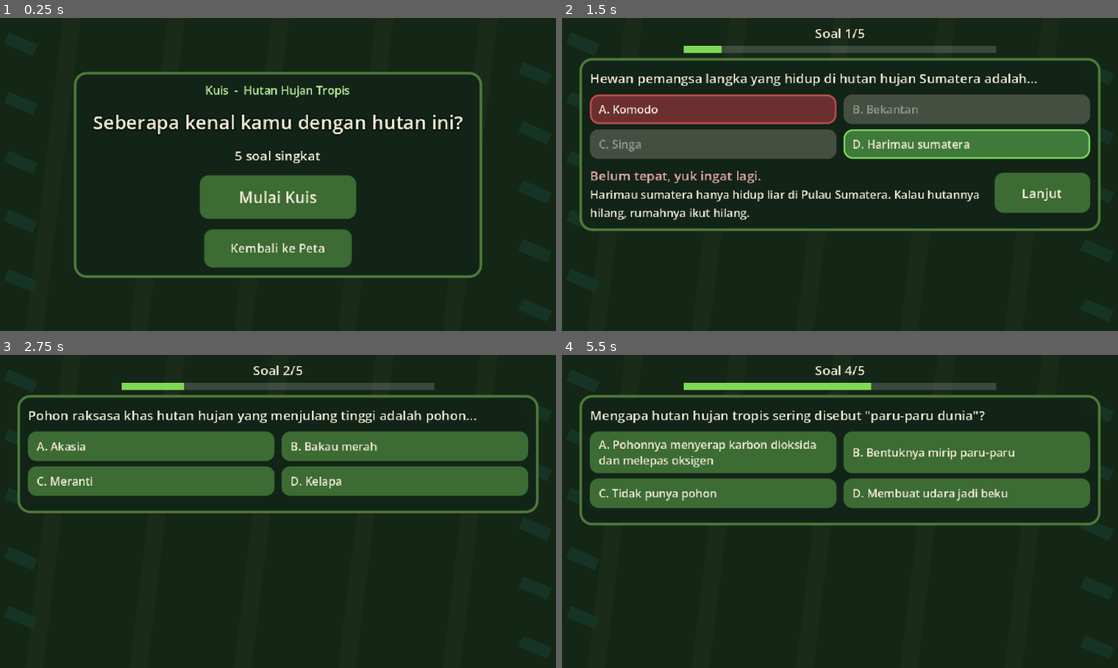
Above: before the commit, frames 1-4 (two rows, left to right).
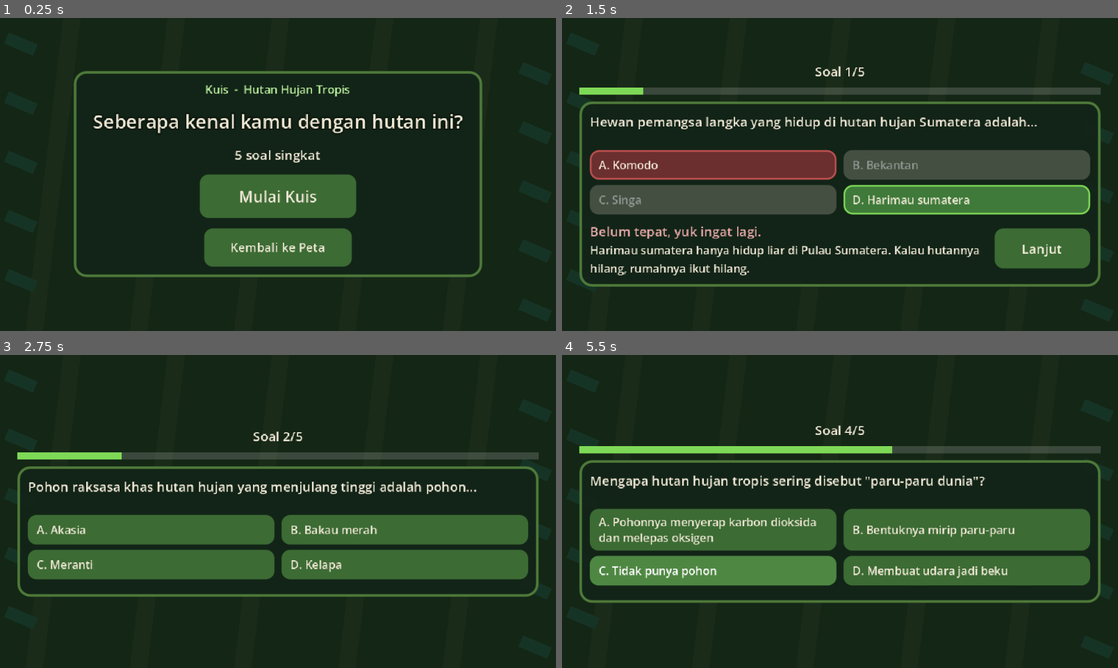
Above: after the commit, the same moments.

Repository: Jekyz-zzz/forest-biome-game
Game: Godot game, scene res://scenes/quiz.tscn
Same seed, same stepped clock (60 frames per second), same inputs: the game is played once before the commit and once after it. This scene is started directly instead of the project's main scene.
Inputs (mouse positions are in pixels of both pictures, inside the frame that each line leads up to):
- Up to frame 1 (0.25 s): no input
- Up to frame 2 (1.5 s): click "Mulai Kuis" at 0.5 s; click "A. Komodo" at 1.25 s
- Up to frame 3 (2.75 s): click "Lanjut" at 2 s
- Up to frame 4 (5.5 s): click "A. Akasia" at 2.75 s; tap Enter at 3.5 s; move the mouse to (962, 495) at 3.52 s; hold D (move_right) 3.53-4.25 s; tap Space at 3.6, 5 s; click (962, 495) at 3.67 s; tap W (jump) at 3.77 s; click "A. Pohon tertinggi di dunia" at 4.25 s; drag from (728, 527) to (812, 574) at 5.02 s

The runs differ from the first frame. In frame 1, 3.3% of the frame differs, in the area x 13-87%, y 16-84%; in frame 2, 42%; in frame 3, 39%; in frame 4, 44%, in the area x 3-97%, y 3-80%.

Commit message:
Layout kuis di tengah layar

Diff:
--- a/scripts/quiz.gd
+++ b/scripts/quiz.gd
@@ -8,14 +8,16 @@
 const COLOR_WRONG_BG := Color("6b2f2f")
 const COLOR_WRONG_BORDER := Color("c05050")
 
-## Ukuran layout layar soal (viewport 640x360).
-const PANEL_X := 20.0
-const PANEL_Y := 46.0
+## Ukuran layout layar soal (viewport 640x360). Posisi diatur container:
+## header + progress bar + panel dikelompokkan dan di-center otomatis.
 const PANEL_W := 600.0
 ## Lebar isi panel = PANEL_W - 2 * (margin 12 + border 3).
 const INNER_W := 570
-const BAR_X := 140.0
-const BAR_W := 360.0
+## Progress bar selebar panel soal.
+const BAR_W := PANEL_W
+const BAR_H := 8.0
+## Jarak ekstra antara teks soal dan tombol pilihan (di atas separation vbox).
+const QUESTION_GAP := 6.0
 
 var biome_id := "hujan"
 var biome: Dictionary
@@ -25,7 +27,9 @@
 var _locked := false
 var _scored := false
 
-var _content: Control
+## Wadah tiap layar (intro/soal/skor); CenterContainer full-rect supaya
+## isinya selalu di tengah layar, termasuk saat panel bertambah tinggi.
+var _content: CenterContainer
 var _bar_fill: ColorRect
 var _after_box: VBoxContainer
 var _option_buttons: Array[Button] = []
@@ -38,7 +42,7 @@
 	_questions = biome["quiz"]
 	_apply_background()
 
-	_content = Control.new()
+	_content = CenterContainer.new()
 	UI.full_rect(_content)
 	add_child(_content)
 
@@ -78,7 +82,6 @@
 	_clear_content()
 
 	var box := UI.panel_box(Vector2(470, 0))
-	UI.center_control(box)
 	_content.add_child(box)
 
 	var v := UI.vbox(12)
@@ -119,35 +122,42 @@
 	_clear_content()
 	_locked = false
 
-	var head := UI.label(
+	# Satu kelompok: header, progress bar, panel soal. Di-center oleh _content.
+	var group := UI.vbox(8)
+	group.alignment = BoxContainer.ALIGNMENT_CENTER
+	_content.add_child(group)
+
+	group.add_child(UI.label(
 		"Soal %d/%d" % [_index + 1, _questions.size()],
 		15, UI.CREAM, HORIZONTAL_ALIGNMENT_CENTER
-	)
-	head.position = Vector2(0, 6)
-	head.size = Vector2(640, 22)
-	_content.add_child(head)
-
+	))
+
+	# Latar bar = kontrol berukuran tetap; isi bar ditumpuk di atasnya.
 	var bar_bg := ColorRect.new()
 	bar_bg.color = Color(1, 1, 1, 0.16)
-	bar_bg.position = Vector2(BAR_X, 32)
-	bar_bg.size = Vector2(BAR_W, 8)
-	_content.add_child(bar_bg)
+	bar_bg.custom_minimum_size = Vector2(BAR_W, BAR_H)
+	bar_bg.size_flags_horizontal = Control.SIZE_SHRINK_CENTER
+	group.add_child(bar_bg)
 
 	_bar_fill = ColorRect.new()
 	_bar_fill.color = Color("7ed957")
-	_bar_fill.position = Vector2(BAR_X, 32)
-	_bar_fill.size = Vector2(BAR_W * float(_index) / float(_questions.size()), 8)
-	_content.add_child(_bar_fill)
+	_bar_fill.size = Vector2(BAR_W * float(_index) / float(_questions.size()), BAR_H)
+	bar_bg.add_child(_bar_fill)
 
 	var box := UI.panel_box(Vector2(PANEL_W, 0))
-	box.position = Vector2(PANEL_X, PANEL_Y)
-	_content.add_child(box)
+	box.size_flags_horizontal = Control.SIZE_SHRINK_CENTER
+	group.add_child(box)
 
 	var v := UI.vbox(8)
 	box.add_child(v)
 
 	var q: Dictionary = _questions[_index]
 	v.add_child(UI.label(String(q["q"]), 15, UI.CREAM, HORIZONTAL_ALIGNMENT_LEFT, INNER_W))
+
+	var gap := Control.new()
+	gap.custom_minimum_size = Vector2(0, QUESTION_GAP)
+	gap.mouse_filter = Control.MOUSE_FILTER_IGNORE
+	v.add_child(gap)
 
 	# 4 pilihan dalam grid 2x2, urutan A-D sesuai data.
 	var grid := GridContainer.new()
@@ -260,7 +270,6 @@
 		GameState.mark_quiz_done(biome_id, pct)
 
 	var box := UI.panel_box(Vector2(460, 0))
-	UI.center_control(box)
 	_content.add_child(box)
 
 	var v := UI.vbox(10)
